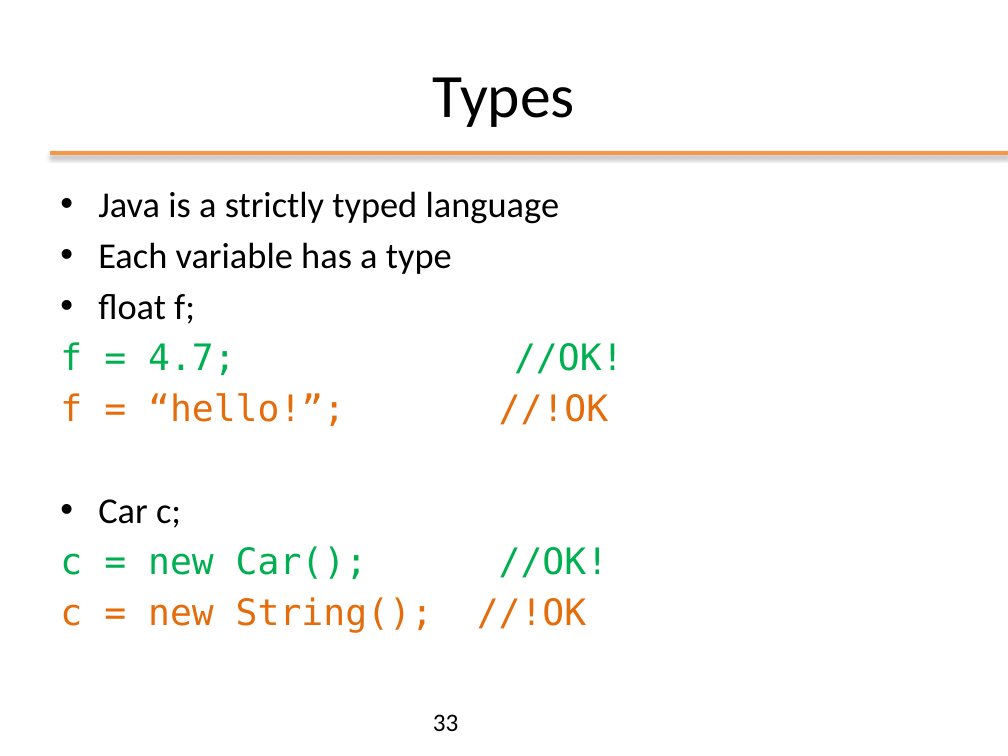
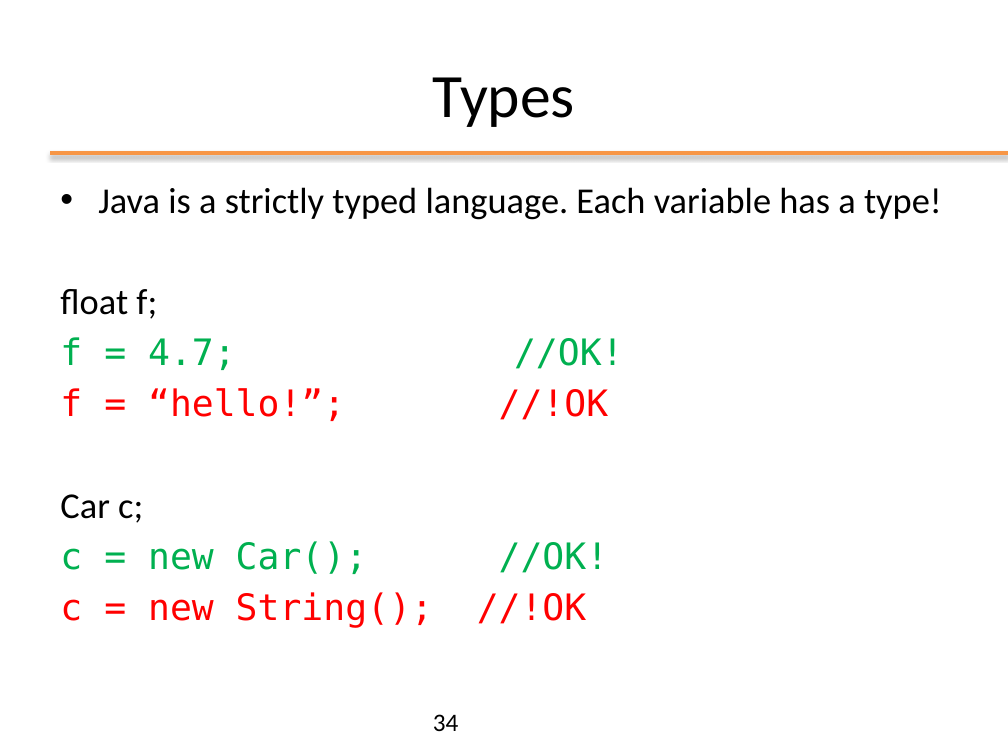
Before and after one commit to Andrea99-beep/ooprogramming, a slide deck: slide 34 of slides/ppt/03_OOP_Inheritance.pptx (slide 33 before the commit). Drawn at 1008x756 pixels with LibreOffice and Linux fonts; fonts in the diff are those of the drawing; background and template pictures are left out. Boxes give left, top, right and bottom in pixels: in the first picture for what was removed or moved away, otherwise in the second. Text is boxed around its words. In the diff, an @@ line names an element or a change of style, - is before the commit and + after.

```diff
--- a/slides/ppt/03_OOP_Inheritance.pptx
+++ b/slides/ppt/03_OOP_Inheritance.pptx
@@ text at [98, 187, 942, 220]: text changed @@
-• Java is a strictly typed language
-• Each variable has a type
+• Java is a strictly typed language. Each variable has a type!
@@ text at [60, 289, 609, 628]: text colour #E46C0A to #FF0000 in "f = “hello!”; //!OK", "c = new String(); //!OK"; bullet • to none @@
@@ page number at [433, 714, 459, 731]: text changed @@
-33
+34
```
Also in this commit, not shown: 16 other slides changed, 1 slide added, 1 other file.
